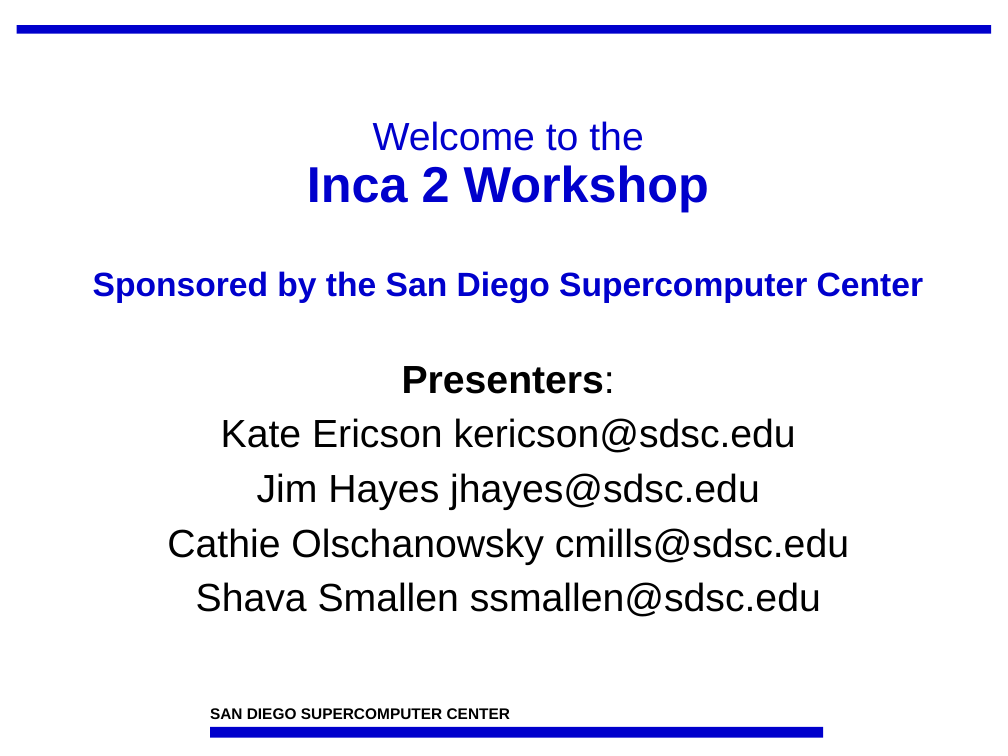
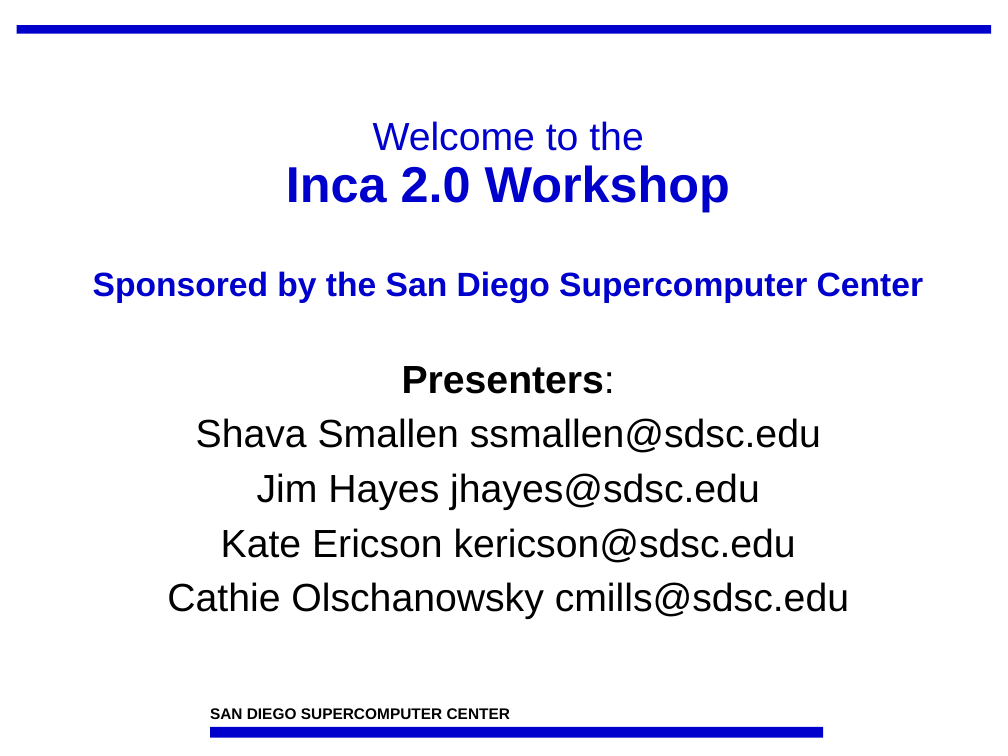
Before and after one commit to IncaProject/inca-xsede, a slide deck: slide 1 of talks/feb-06-workshop/overview.ppt. Drawn at 1008x756 pixels with LibreOffice and Linux fonts; fonts in the diff are those of the drawing; background and template pictures are left out. Boxes give left, top, right and bottom in pixels: in the first picture for what was removed or moved away, otherwise in the second. Text is boxed around its words. In the diff, an @@ line names an element or a change of style, - is before the commit and + after.

Commit message:
redid inca v1/v2 component slide

```diff
--- a/talks/feb-06-workshop/overview.ppt
+++ b/talks/feb-06-workshop/overview.ppt
@@ title at <box>93,121,923,303</box>: text changed @@
-Welcome to the
-Inca 2 Workshop
-Sponsored by the San Diego Supercomputer Center
+Welcome to the
+Inca 2.0 Workshop
+Sponsored by the San Diego Supercomputer Center
@@ subtitle at <box>196,418,821,510</box>: paragraphs added @@
+Shava Smallen ssmallen@sdsc.edu
+Jim Hayes jhayes@sdsc.edu
@@ subtitle at <box>196,582,821,617</box>: paragraph removed @@
-Shava Smallen ssmallen@sdsc.edu
```
Also in this commit, not shown: 30 other slides changed, 2 slides added, 4 slides removed.
